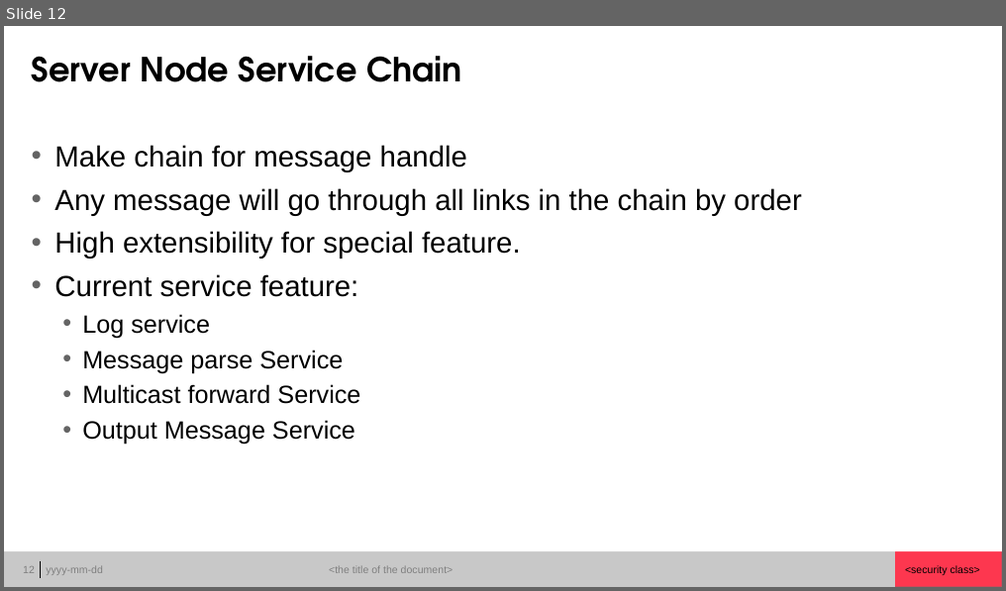
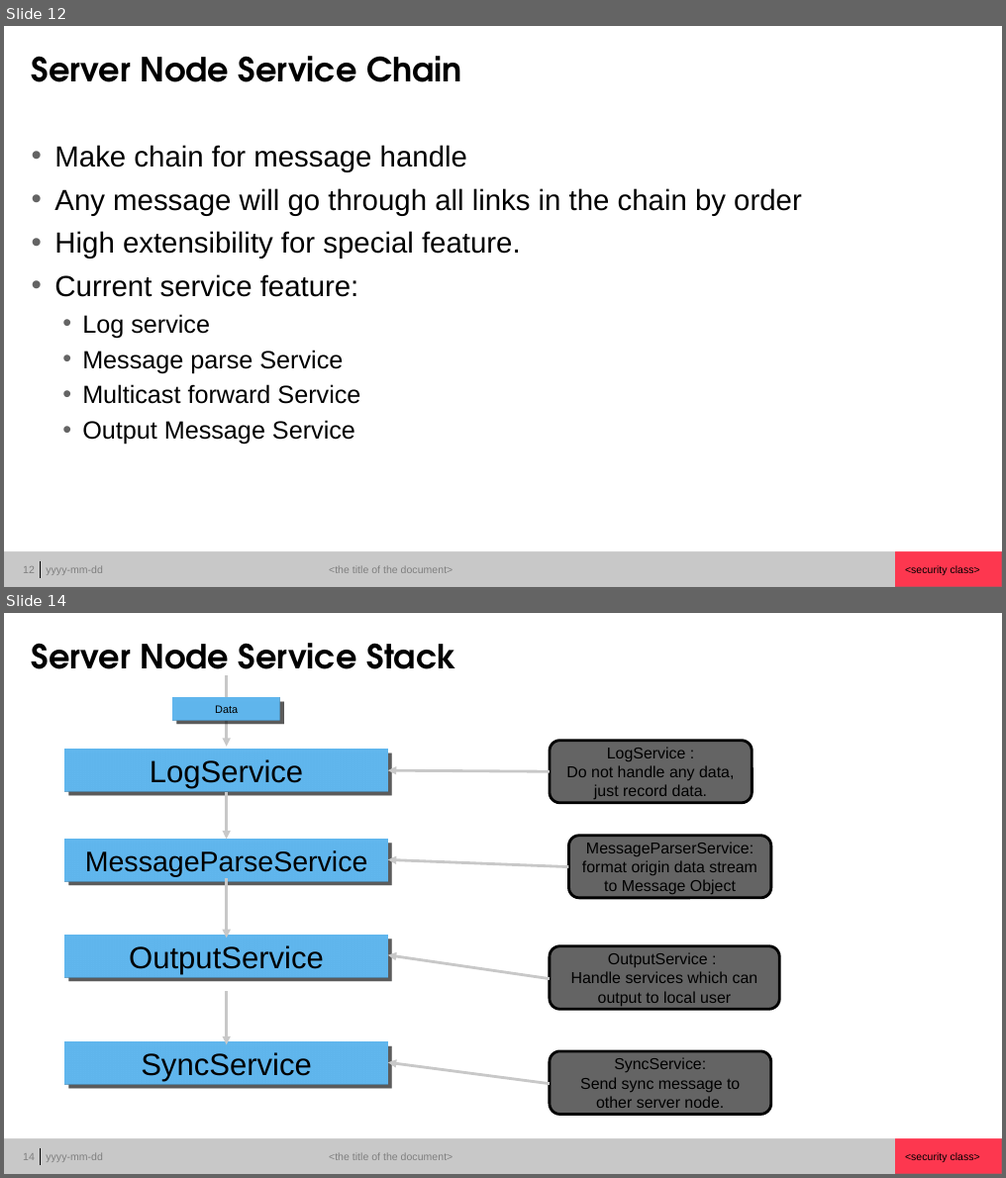
Before and after one commit to jiangzhen1984/ChatServer, a slide deck: document/Chat Server Design.pptx. Shown one above the other, each under a label of ours: slide 12 before the commit, slides 12 and 14 after it; the slides between them are not shown. The pictures are 1006x591 and 1006x1178 pixels, drawn with LibreOffice and Linux fonts; fonts in the diff are those of the drawing. Boxes give left, top, right and bottom in pixels: in the first picture for what was removed or moved away, otherwise in the second. Text is boxed around its words. In the diff, an @@ line names an element or a change of style, - is before the commit and + after.

```diff
--- a/document/Chat Server Design.pptx
+++ b/document/Chat Server Design.pptx
@@ slide 14 added at (4, 613, 1002, 1174), background #C8C8C8; not listed: 7 template elements that a slide beside it also shows @@
@@ title added at (32, 643, 456, 683), 24 pt, text #000000, bold @@
+Server Node Service Stack
@@ rectangle added at (172, 698, 280, 720), fill #3287BD, outline #19435E 2 pt, 7.8 pt, text #000000 @@
+Data
@@ arrow added from (227, 676) to (227, 747), #C8C8C8 2 pt @@
@@ rectangle added at (64, 750, 388, 791), fill #3287BD, outline #19435E 2 pt, 22.2 pt, text #000000 @@
+LogService
@@ rounded rectangle added at (549, 741, 752, 804), fill #646464, outline #000000 2 pt, 11.4 pt, text #000000 @@
+LogService :
+Do not handle any data, just record data.
@@ arrow added from (549, 771) to (388, 770), #C8C8C8 2 pt @@
@@ arrow added from (227, 791) to (227, 840), #C8C8C8 2 pt @@
@@ rectangle added at (64, 840, 388, 881), fill #3287BD, outline #19435E 2 pt, 20.4 pt, text #000000 @@
+MessageParseService
@@ rounded rectangle added at (569, 836, 771, 898), fill #646464, outline #000000 2 pt, 11.4 pt, text #000000 @@
+MessageParserService: format origin data stream to Message Object
@@ arrow added from (227, 878) to (227, 939), #C8C8C8 2 pt @@
@@ arrow added from (569, 867) to (388, 860), #C8C8C8 2 pt @@
@@ rectangle added at (64, 936, 388, 977), fill #3287BD, outline #19435E 2 pt, 22.2 pt, text #000000 @@
+OutputService
@@ arrow added from (549, 979) to (388, 956), #C8C8C8 2 pt @@
@@ rounded rectangle added at (549, 947, 780, 1009), fill #646464, outline #000000 2 pt, 11.4 pt, text #000000 @@
+OutputService :
+Handle services which can output to local user
@@ arrow added from (227, 991) to (227, 1045), #C8C8C8 2 pt @@
@@ rectangle added at (64, 1042, 388, 1084), fill #3287BD, outline #19435E 2 pt, 22.2 pt, text #000000 @@
+SyncService
@@ rounded rectangle added at (549, 1052, 771, 1114), fill #646464, outline #000000 2 pt, 11.4 pt, text #000000 @@
+SyncService:
+Send sync message to other server node.
@@ arrow added from (549, 1084) to (388, 1063), #C8C8C8 2 pt @@
```
Also in this commit, not shown: 3 slides changed, 1 other file.
